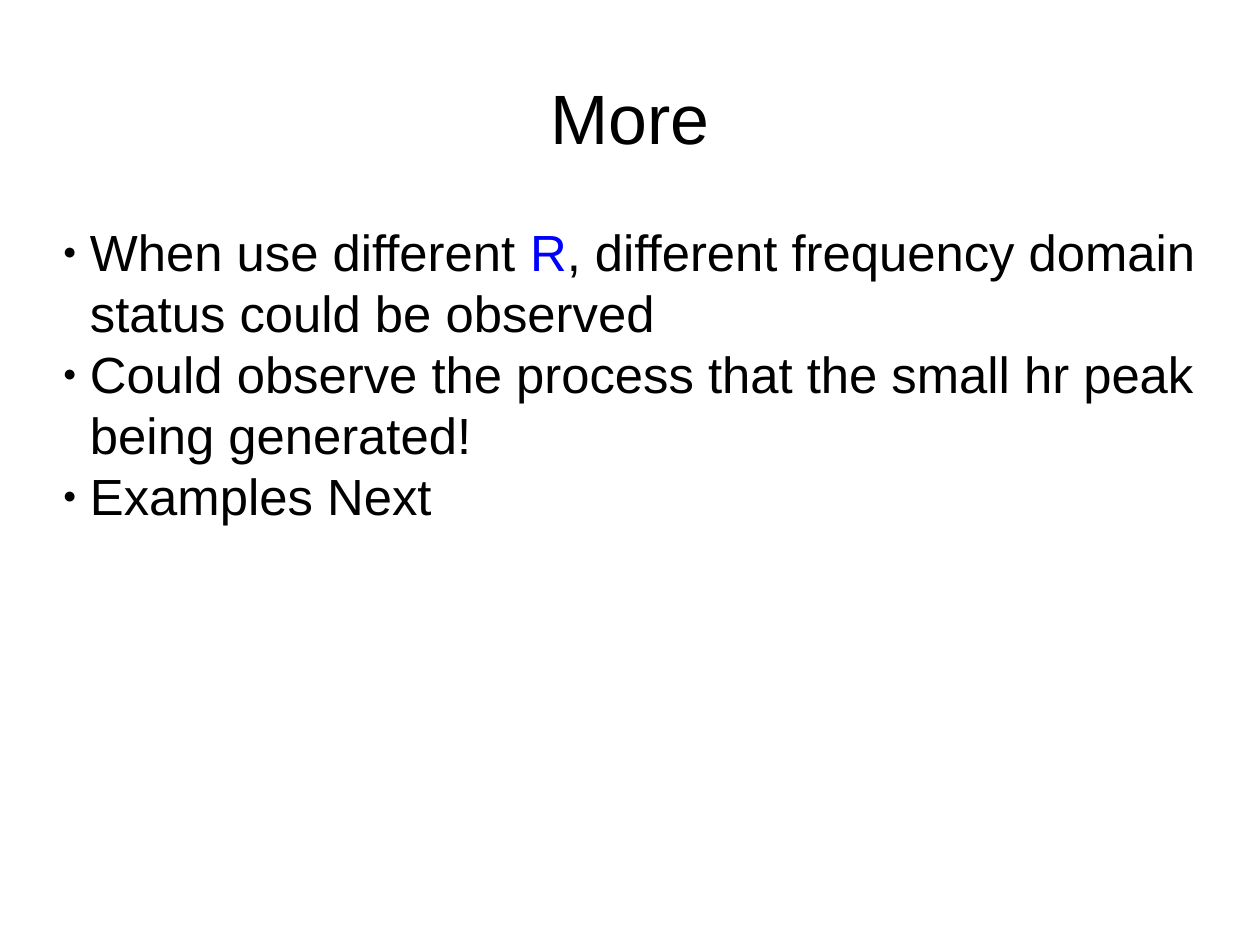
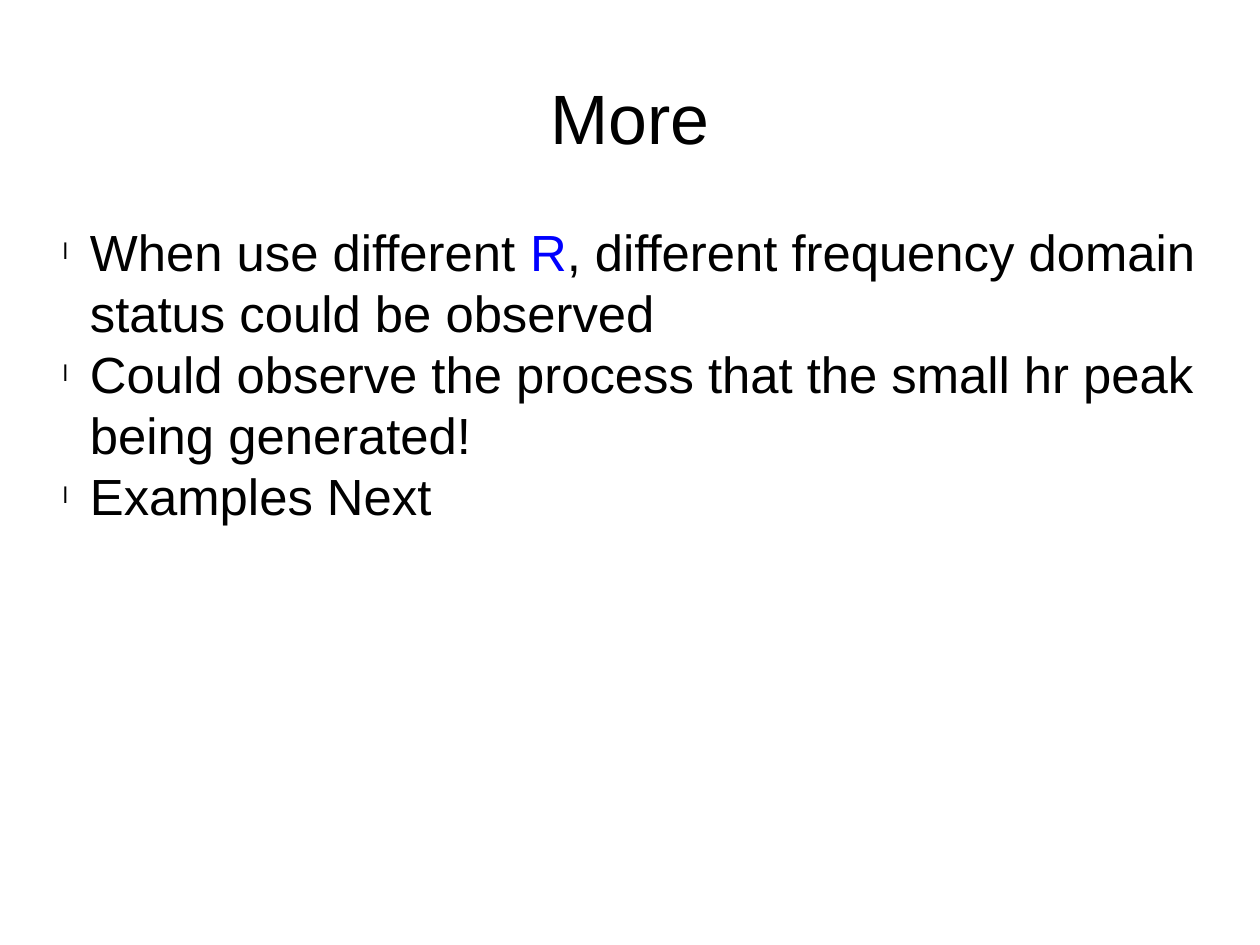
Before and after one commit to mlzxy/heartrack, a slide deck: slide 9 of doc/report1204/report_xinyu_zhang.pptx. Drawn at 1260x945 pixels with LibreOffice and Linux fonts; fonts in the diff are those of the drawing. Boxes give left, top, right and bottom in pixels: in the first picture for what was removed or moved away, otherwise in the second. Text is boxed around its words. In the diff, an @@ line names an element or a change of style, - is before the commit and + after.

```diff
--- a/doc/report1204/report_xinyu_zhang.pptx
+++ b/doc/report1204/report_xinyu_zhang.pptx
@@ text "When use different R, different ..." at (x1=90, y1=234, x2=1196, y2=526): bullet ● to l @@
```
Also in this commit, not shown: 8 other slides changed, 9 other files.
